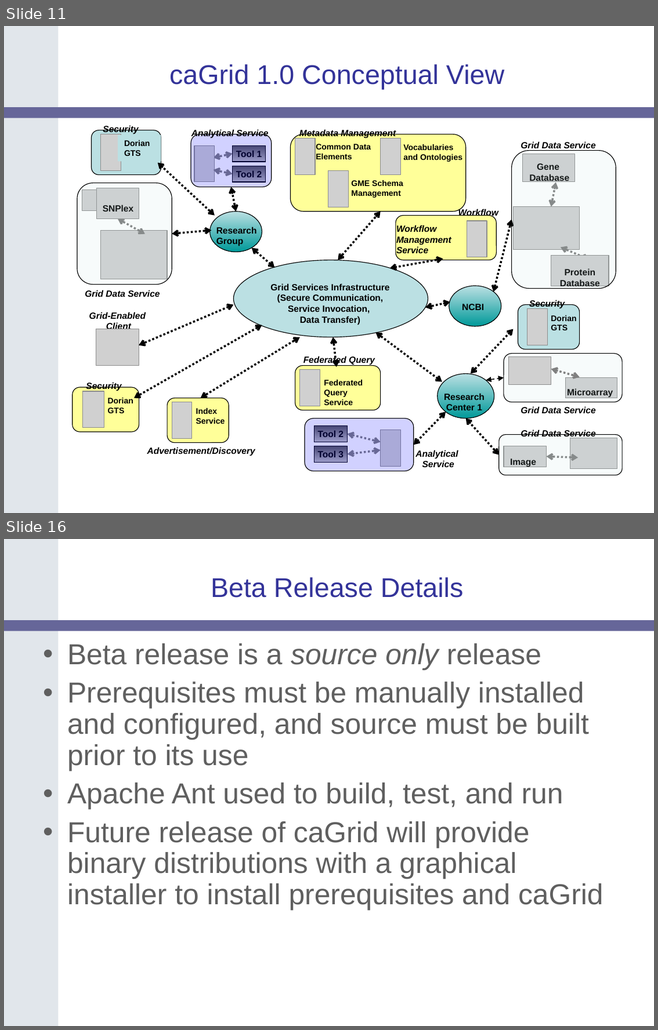
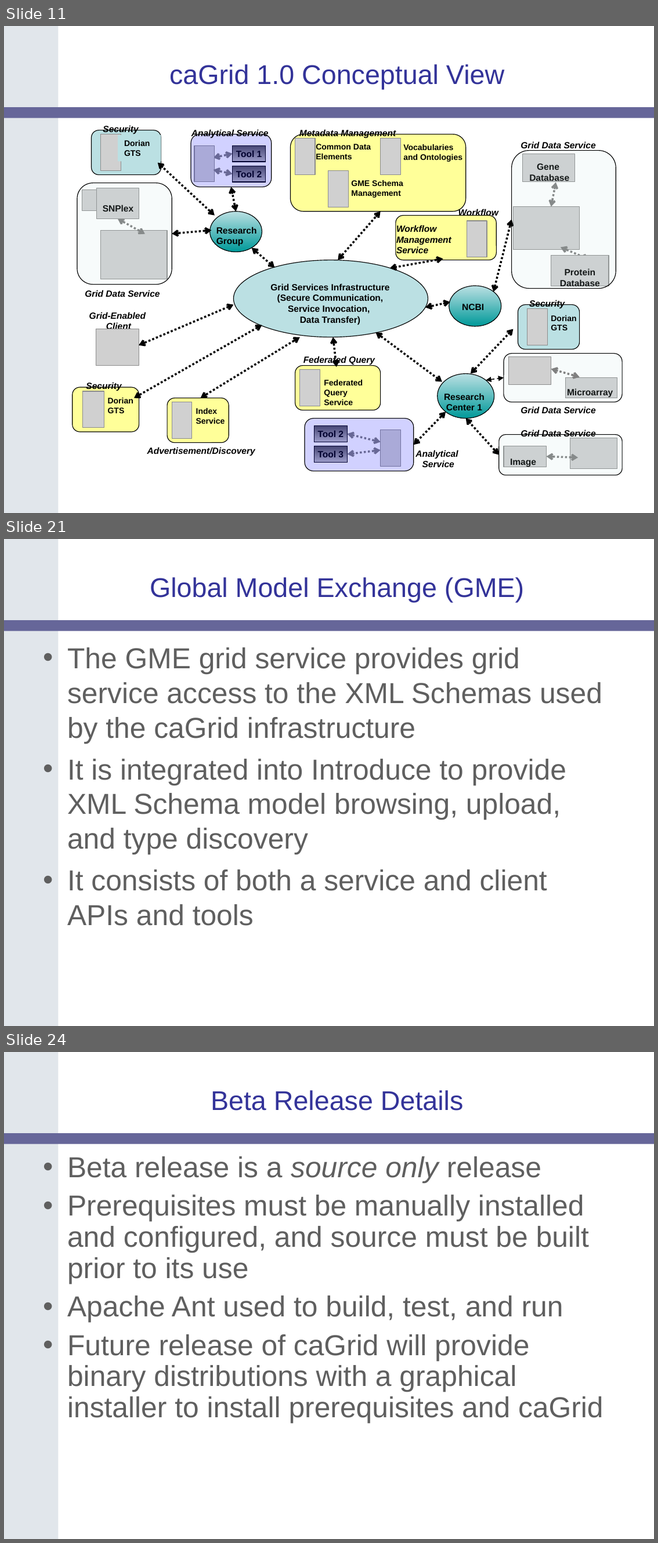
Before and after one commit to NCIP/cagrid-portal, a slide deck: cagrid-1-0/Documentation/presentations/200607_VCDE_ARCH/caGrid-1.0_Beta_Release.ppt. Shown one above the other, each under a label of ours: slides 11 and 16 before the commit, slides 11, 21 and 24 after it; the slides between them are not shown. The pictures are 658x1030 and 658x1543 pixels, drawn with LibreOffice and Linux fonts; fonts in the diff are those of the drawing; grey boxes stand for pictures; background and template pictures are left out. Boxes give left, top, right and bottom in pixels: in the first picture for what was removed or moved away, otherwise in the second. Text is boxed around its words. In the diff, an @@ line names an element or a change of style, - is before the commit and + after.

```diff
--- a/cagrid-1-0/Documentation/presentations/200607_VCDE_ARCH/caGrid-1.0_Beta_Release.ppt
+++ b/cagrid-1-0/Documentation/presentations/200607_VCDE_ARCH/caGrid-1.0_Beta_Release.ppt
@@ slide 21 added at [4, 539, 654, 1026], background #FFFFFF; not listed: 2 template elements that a slide beside it also shows @@
@@ title added at [150, 577, 524, 603], 30 pt, text #333399 @@
+Global Model Exchange (GME)
@@ text added at [67, 647, 602, 926], 32 pt, text #5F5F5F @@
+• The GME grid service provides grid service access to the XML Schemas used by the caGrid infrastructure
+• It is integrated into Introduce to provide XML Schema model browsing, upload, and type discovery
+• It consists of both a service and client APIs and tools
@@ what was slide 16 is now slide 24 @@
```
Also in this commit, not shown: 2 slides changed, 13 other slides added, 6 slides removed.
